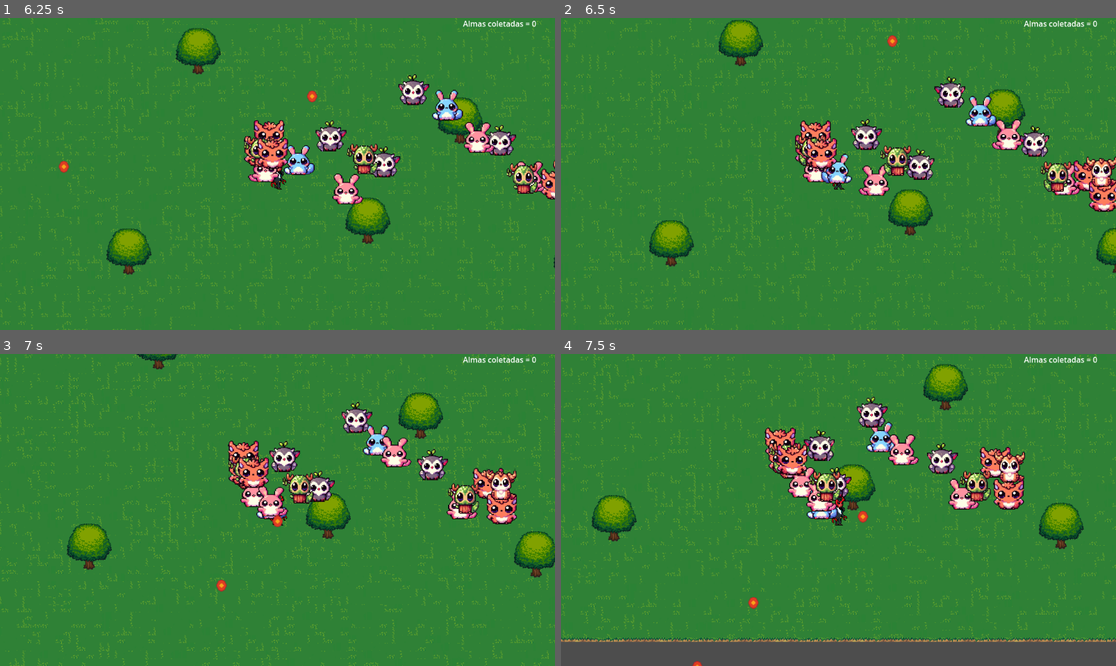
Above: before the commit, frames 1-4 (two rows, left to right).
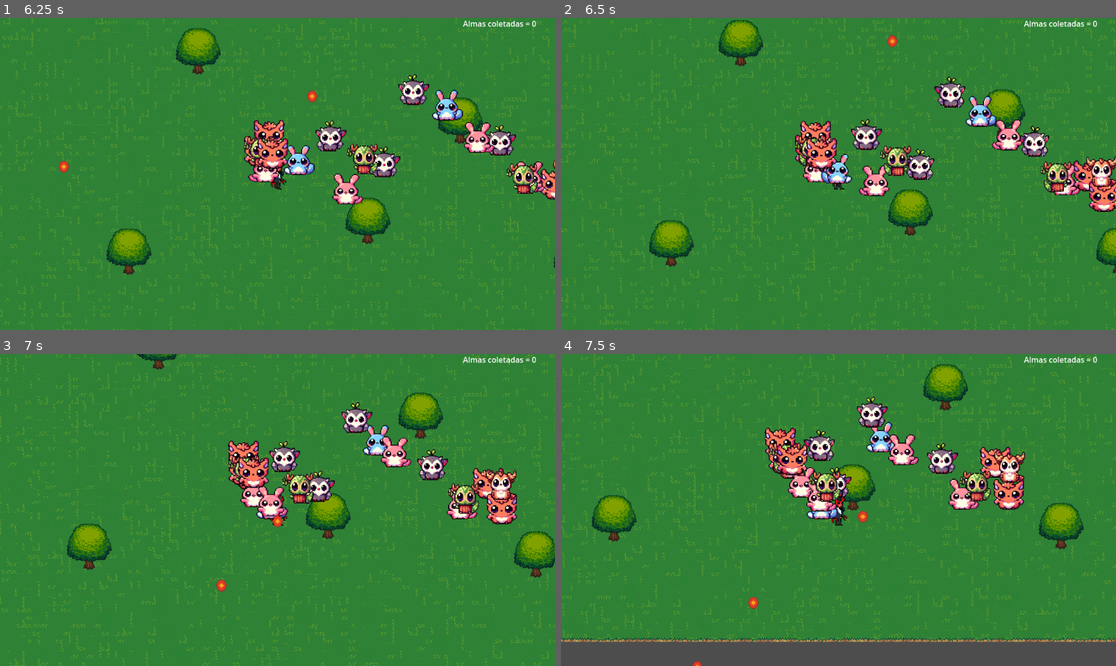
Above: after the commit, the same moments.

Repository: PopPlanetTeam/HellsEmpty
Game: Godot game, scene res://game/game.tscn
Same seed, same stepped clock (60 frames per second), same inputs: the game is played once before the commit and once after it. This scene is started directly instead of the project's main scene. Sound files missing from this copy of the repository are replaced by a short silence.
Inputs (mouse positions are in pixels of both pictures, inside the frame that each line leads up to):
- Up to frame 1 (6.25 s): move the mouse to (249, 236) at 0.52 s; press the mouse at (249, 236) at 0.53 s; hold W (up) 0.53-2.03 s; move the mouse to (444, 220) at 1.27 s; release the mouse at (444, 220) at 1.28 s; click (444, 220) at 1.35 s; move the mouse to (111, 127) at 2.02 s; press the mouse at (111, 127) at 2.03 s; hold A (left) 2.03-3.53 s; move the mouse to (305, 174) at 2.77 s; release the mouse at (305, 174) at 2.78 s; click (305, 174) at 2.85 s; move the mouse to (194, 96) at 3.52 s; press the mouse at (194, 96) at 3.53 s; hold S (down) 3.53-4.28 s; move the mouse to (399, 158) at 4.27 s; release the mouse at (399, 158) at 4.28 s; hold Right (right) 4.28-5.03 s; click (399, 158) at 4.35 s; move the mouse to (166, 189) at 5.02 s; press the mouse at (166, 189) at 5.03 s; hold W (up) 5.03-5.78 s; move the mouse to (333, 105) at 5.77 s; release the mouse at (333, 105) at 5.78 s; hold Right (right) from 5.78 s (still down); click (333, 105) at 5.85 s
- Up to frame 2 (6.5 s): keep holding Right (right)
- Up to frame 3 (7 s): keep holding Right (right); move the mouse to (249, 572) at 6.52 s; press the mouse at (249, 572) at 6.53 s
- Up to frame 4 (7.5 s): keep holding Right (right); move the mouse to (1005, 556) at 7.27 s; release the mouse at (1005, 556) at 7.28 s; click (1005, 556) at 7.35 s

Frame 1 is identical in both runs. In frame 2, 0.3% of the frame differs, in the area x 42-100%, y 19-62%; in frame 3, less than 0.1%; in frame 4, less than 0.1%.

Commit message:
refactor: change nested if to and if fix: velocity diagonal greater than in individual axis

Diff:
--- a/player/player.gd
+++ b/player/player.gd
@@ -11,26 +11,21 @@
 func _physics_process(delta):
 	var x_direction = Input.get_axis("left", "right")
 	var y_direction = Input.get_axis("up", "down")
-	if x_direction:
-		velocity.x = x_direction * SPEED
+
+	if x_direction or y_direction:
+		velocity = Vector2(x_direction, y_direction).normalized() * SPEED
 	else:
-		velocity.x = move_toward(velocity.x, 0, SPEED)
-	if y_direction:
-		velocity.y = y_direction * SPEED
-	else:
-		velocity.y = move_toward(velocity.y, 0, SPEED)
+		velocity = Vector2(move_toward(velocity.x, 0, SPEED), move_toward(velocity.y, 0, SPEED))
 
-	if can_shoot:
-		if Input.is_action_pressed("shoot"):
-			can_shoot = false
-			shoot_timer.start(shoot_timer.wait_time)
-			var shoot = load("res://shoot/shoot.tscn").instantiate()
-			shoot.position = position
-			scene.add_child(shoot)
+	if can_shoot and Input.is_action_pressed("shoot"):
+		can_shoot = false
+		shoot_timer.start(shoot_timer.wait_time)
+		var shoot = load("res://shoot/shoot.tscn").instantiate()
+		shoot.position = position
+		scene.add_child(shoot)
 
 	player_sprite.animate(velocity)
 	move_and_slide()
 
-
 func _on_shoot_timer_timeout():
 	can_shoot = true
